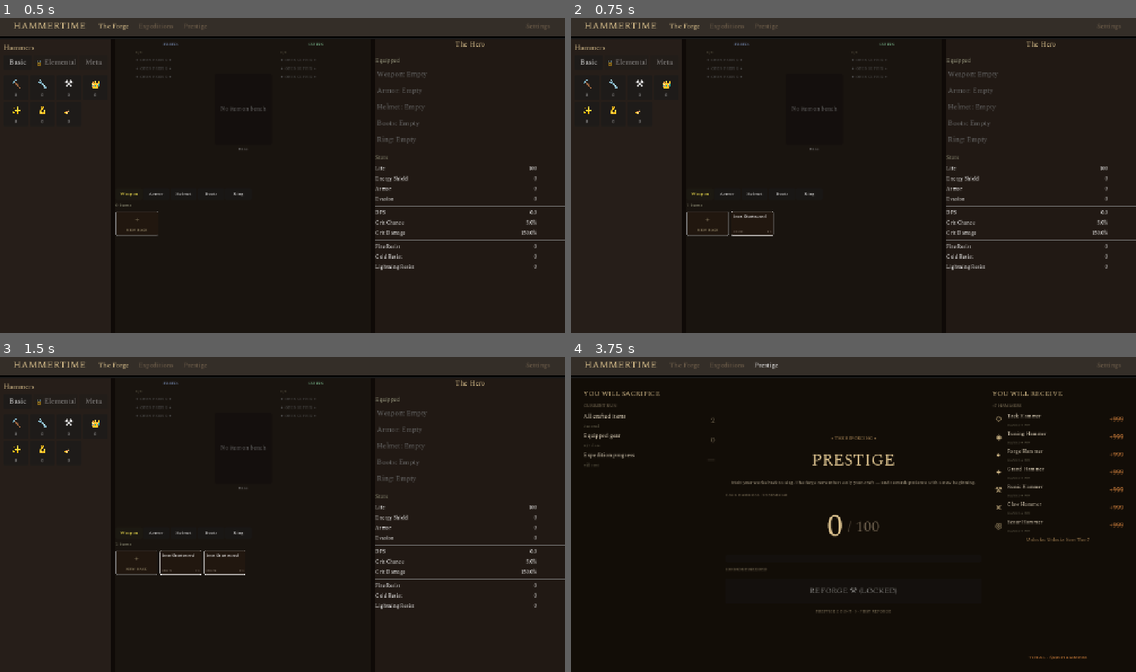
Above: before the commit, frames 1-4 (two rows, left to right).
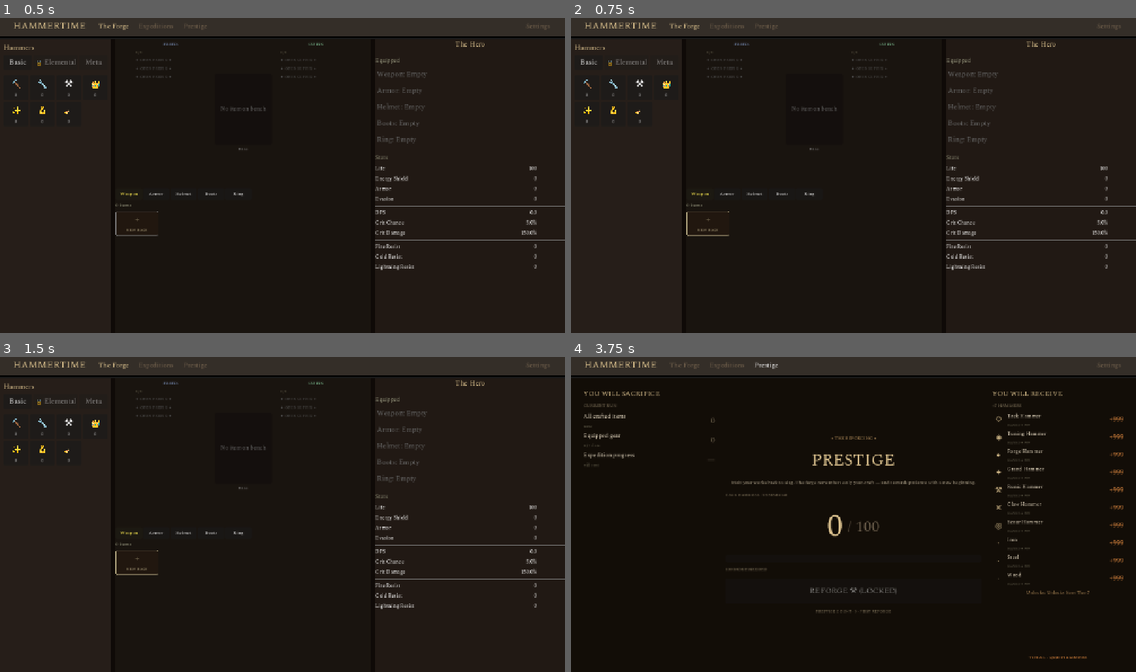
Above: after the commit, the same moments.

Repository: loginn/hammertime
Game: Godot game, scene res://scenes/main.tscn
The game is run twice, just before and just after one commit, with the same random seed, the same clock (stepped at 60 frames per second) and the same inputs.
Inputs (mouse positions are in pixels of both pictures, inside the frame that each line leads up to):
- Up to frame 1 (0.5 s): no input
- Up to frame 2 (0.75 s): click (706, 222) at 0.5 s
- Up to frame 3 (1.5 s): click (135, 561) at 1.25 s
- Up to frame 4 (3.75 s): click "The Forge" at 2 s; click "Expeditions" at 2.75 s; click "Prestige" at 3.5 s

Frame 1 is identical in both runs. In frame 2, 0.2% of the frame differs, in the area x 20-36%, y 59-70%; in frame 3, 0.3%, in the area x 20-44%, y 59-70%; in frame 4, 0.3%.

Commit message:
test: Add iron/steel/wood currencies to GameState and gate ItemFactory.…
- autoloads/game_state.gd
- autoloads/balance_config.gd
- models/items/item_factory.gd
- scenes/settings/settings_screen.gd
- tests/test_material_economy.gd

GSD-Task: S01/T02

Diff:
--- a/autoloads/balance_config.gd
+++ b/autoloads/balance_config.gd
@@ -29,6 +29,10 @@
 const EXPEDITION_2_BASE_TIME: float = 38.0
 const EXPEDITION_HERO_POWER_SCALING: float = 0.005
 
+# Base item creation material costs
+const BASE_ITEM_IRON_COST: int = 1
+const BASE_ITEM_STEEL_COST: int = 1
+
 # Prestige
 const PRESTIGE_TACK_HAMMER_COST: int = 100
 const PRESTIGE_REWARD_AMOUNT: int = 999
--- a/autoloads/game_state.gd
+++ b/autoloads/game_state.gd
@@ -11,7 +11,8 @@
 var expedition_resolver: ExpeditionResolver = null
 
 const CURRENCY_KEYS: Array[String] = [
-	"tack", "tuning", "forge", "grand", "runic", "claw", "scour"
+	"tack", "tuning", "forge", "grand", "runic", "claw", "scour",
+	"iron", "steel", "wood"
 ]
 
 var _currency_classes: Dictionary = {}
@@ -24,6 +25,9 @@
 	"runic": "Runic Hammer",
 	"claw": "Claw Hammer",
 	"scour": "Scour Hammer",
+	"iron": "Iron",
+	"steel": "Steel",
+	"wood": "Wood",
 }
 
 
--- a/models/items/item_factory.gd
+++ b/models/items/item_factory.gd
@@ -101,6 +101,16 @@
 	}
 
 
+static func can_afford_base(base_id: String) -> bool:
+	var items := _get_base_items()
+	if base_id not in items:
+		return false
+	var tier: Tag_List.MaterialTier = items[base_id]["material_tier"]
+	var material_key: String = "iron" if tier == Tag_List.MaterialTier.IRON else "steel"
+	var cost: int = BalanceConfig.BASE_ITEM_IRON_COST if tier == Tag_List.MaterialTier.IRON else BalanceConfig.BASE_ITEM_STEEL_COST
+	return GameState.currency_counts.get(material_key, 0) >= cost
+
+
 static func create_base(base_id: String) -> Item:
 	var items := _get_base_items()
 	if base_id not in items:
@@ -108,6 +118,11 @@
 		return null
 
 	var def: Dictionary = items[base_id]
+	var tier: Tag_List.MaterialTier = def["material_tier"]
+	var material_key: String = "iron" if tier == Tag_List.MaterialTier.IRON else "steel"
+	var cost: int = BalanceConfig.BASE_ITEM_IRON_COST if tier == Tag_List.MaterialTier.IRON else BalanceConfig.BASE_ITEM_STEEL_COST
+	if not GameState.spend_currency(material_key, cost):
+		return null
 	var item := Item.new()
 	item.base_id = base_id
 	item.item_name = def["name"]
--- a/scenes/settings/settings_screen.gd
+++ b/scenes/settings/settings_screen.gd
@@ -39,6 +39,7 @@
 
 
 func _grant_iron_kit() -> void:
+	GameState.add_currencies({"iron": IRON_KIT.size()})
 	for base_id: String in IRON_KIT:
 		var item: Item = ItemFactory.create_base(base_id)
 		if item:
@@ -46,6 +47,7 @@
 
 
 func _grant_steel_kit() -> void:
+	GameState.add_currencies({"steel": STEEL_KIT.size()})
 	for base_id: String in STEEL_KIT:
 		var item: Item = ItemFactory.create_base(base_id)
 		if item:
--- /dev/null
+++ b/tests/test_material_economy.gd
@@ -0,0 +1,75 @@
+extends GutTest
+
+# Tests for material currency tracking and ItemFactory cost gating (T02)
+
+var _game_state: Node
+
+
+func before_each() -> void:
+	_game_state = GameState
+	_game_state.initialize_fresh_game()
+
+
+func test_iron_steel_wood_in_currency_keys() -> void:
+	assert_true("iron" in GameState.CURRENCY_KEYS, "iron in CURRENCY_KEYS")
+	assert_true("steel" in GameState.CURRENCY_KEYS, "steel in CURRENCY_KEYS")
+	assert_true("wood" in GameState.CURRENCY_KEYS, "wood in CURRENCY_KEYS")
+
+
+func test_material_display_names() -> void:
+	assert_eq(GameState.CURRENCY_DISPLAY_NAMES["iron"], "Iron")
+	assert_eq(GameState.CURRENCY_DISPLAY_NAMES["steel"], "Steel")
+	assert_eq(GameState.CURRENCY_DISPLAY_NAMES["wood"], "Wood")
+
+
+func test_materials_initialized_to_zero() -> void:
+	assert_eq(GameState.currency_counts["iron"], 0)
+	assert_eq(GameState.currency_counts["steel"], 0)
+	assert_eq(GameState.currency_counts["wood"], 0)
+
+
+func test_wipe_run_resets_materials() -> void:
+	GameState.add_currencies({"iron": 10, "steel": 5, "wood": 3})
+	GameState.wipe_run_state()
+	assert_eq(GameState.currency_counts["iron"], 0)
+	assert_eq(GameState.currency_counts["steel"], 0)
+	assert_eq(GameState.currency_counts["wood"], 0)
+
+
+func test_create_base_iron_item_costs_iron() -> void:
+	GameState.add_currencies({"iron": 3})
+	var item: Item = ItemFactory.create_base("iron_shortsword")
+	assert_not_null(item)
+	assert_eq(GameState.currency_counts["iron"], 3 - BalanceConfig.BASE_ITEM_IRON_COST)
+
+
+func test_create_base_steel_item_costs_steel() -> void:
+	GameState.add_currencies({"steel": 3})
+	var item: Item = ItemFactory.create_base("steel_longsword")
+	assert_not_null(item)
+	assert_eq(GameState.currency_counts["steel"], 3 - BalanceConfig.BASE_ITEM_STEEL_COST)
+
+
+func test_create_base_iron_returns_null_when_no_iron() -> void:
+	assert_eq(GameState.currency_counts["iron"], 0)
+	var item: Item = ItemFactory.create_base("iron_shortsword")
+	assert_null(item, "should return null when iron is 0")
+
+
+func test_create_base_steel_returns_null_when_no_steel() -> void:
+	assert_eq(GameState.currency_counts["steel"], 0)
+	var item: Item = ItemFactory.create_base("steel_longsword")
+	assert_null(item, "should return null when steel is 0")
+
+
+func test_can_afford_base_true_when_funded() -> void:
+	GameState.add_currencies({"iron": 5})
+	assert_true(ItemFactory.can_afford_base("iron_cap"))
+
+
+func test_can_afford_base_false_when_empty() -> void:
+	assert_false(ItemFactory.can_afford_base("iron_cap"))
+
+
+func test_can_afford_base_steel_false_when_empty() -> void:
+	assert_false(ItemFactory.can_afford_base("steel_helm"))
